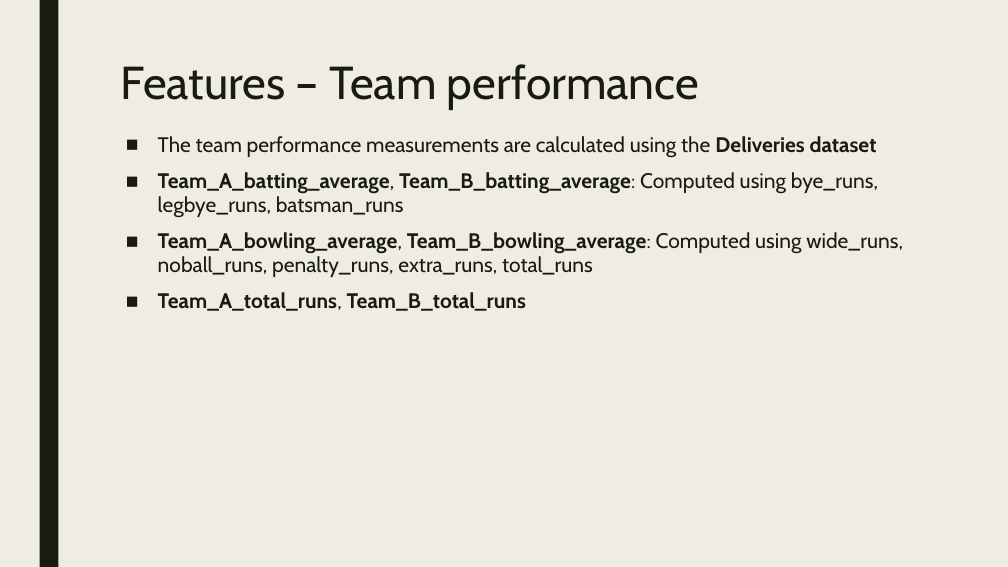
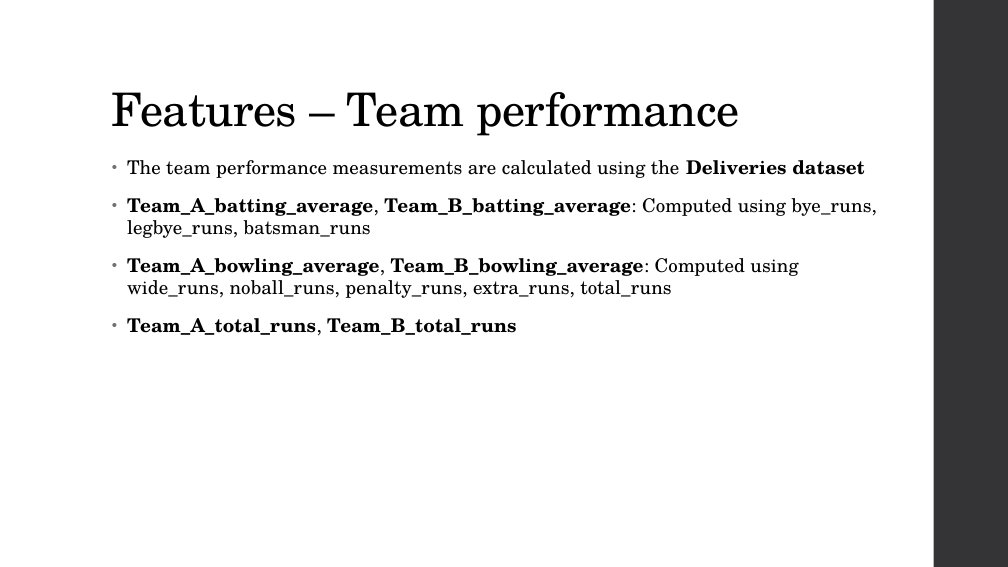
Before and after one commit to npsquared/3251_Presentation, a slide deck: slide 9 of 3251 - Cricket Prediction - Nitin Prakash.pptx. Drawn at 1008x567 pixels with LibreOffice and Linux fonts; fonts in the diff are those of the drawing. Boxes give left, top, right and bottom in pixels: in the first picture for what was removed or moved away, otherwise in the second. Text is boxed around its words. In the diff, an @@ line names an element or a change of style, - is before the commit and + after.

```diff
--- a/3251 - Cricket Prediction - Nitin Prakash.pptx
+++ b/3251 - Cricket Prediction - Nitin Prakash.pptx
@@ background #EFEDE3 to #FFFFFF @@
@@ rectangle removed at [39,0,58,567] @@
@@ rectangle added at [934,0,1008,567], fill #353537 @@
@@ title "Features – Team performance": place and size @@
-title "Features – Team performance" at [121,64,699,110]
+title "Features – Team performance" at [112,92,739,136]
@@ title "Features – Team performance" at [112,92,739,136]: font Cabin to TeX Gyre Schola, text colour #191B0E to #000000, letter spacing 0 to -0.5 pt; line spacing 0.89 to 0.9; vertical alignment top to bottom @@
@@ text "The team performance measurements are ...": place and size @@
-text "The team performance measurements are ..." at [158,136,903,311]
+text "The team performance measurements are ..." at [127,160,877,336]
@@ text "The team performance measurements are ..." at [127,160,877,336]: size 20 to 18 pt, font Cabin to TeX Gyre Schola, text colour #191B0E to #000000, letter spacing 0 to 0.1 pt; bullet ■ to •; line spacing 0.94 to 0.95; more space between paragraphs @@
```
Also in this commit, not shown: 18 other slides changed.
